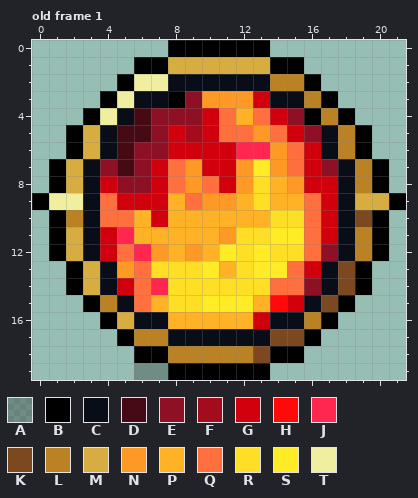
Pixel-art file -- packages/client/src/assets/ui{m}/spellSchools-small.aseprite. The picture above was drawn from the file before the commit.
22x20 pixels, 6 frames. Colours within 5 levels of each other are drawn and written as one. Shown: old frame 1. The commit also changed other frames, which this record leaves out.
Visible layers, top first: "frame", "body".
Palette (. is transparent): A #00000043  B #000000  C #090d18  D #460a14  E #8d1024  F #a40b1d  G #d0000d  H #ff0909  J #ff2650  K #7b4820  L #bb8225  M #d7ad42  N #ff9926  P #ffb226  Q #ff703e  R #ffde26  S #ffec26  T #efef9f
Pixels before, old frame 1, first column x 0:
 0 ........BBBBBB........
 1 ......BBMMMMMMBB......
 2 .....BTTCCCCCCLLB.....
 3 ....BTCCBENNNGCCLB....
 4 ...BTCDEEEGQPQGEBLB...
 5 ..BMCDDEGFGQQNQGECLB..
 6 ..BMCDEEGGGGJJNQGCLB..
 7 .BMCEDEGQNGGNSNQGECLB.
 8 .BMCGEEGQNQGNRPNGGCLB.
 9 BTTCQGGGPQNNPRPPQGCMMB
10 .BLCQQPGPPPPPPRRQGCKB.
11 .BMCGJPPPPPNRRSSQGCLB.
12 .BMCGQJNPNPSRSRRQECLB.
13 ..BMCNQRRRSPRSSQGCKB..
14 ..BMCGQJRRRRRRQQECKB..
15 ...BLCQPRRSSSPHGCKB...
16 ....BMCCPPPPPGCCLB....
17 .....BLLCCCCCCKKB.....
18 ......BBLLLLLKBB......
19 ......AABBBBBB........
The result:
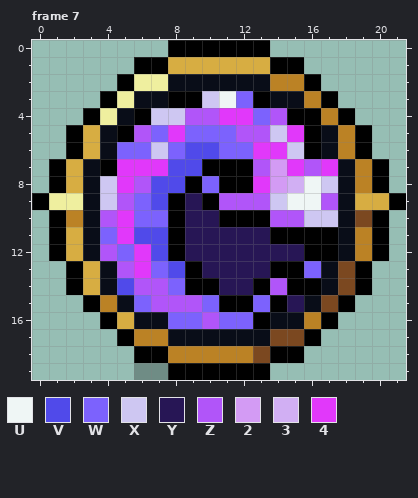
Colours new in this view: U #eff6f5  V #504aea  W #7c62fd  X #cec7f2  Y #271655  Z #b155f9  2 #d39bf4  3 #d1aff3  4 #e138fa
A new or re-ordered frame is compared with the old frame closest to it.
Edits made:
frames 6 -> 7
Changed rows in their new state; - is an unchanged pixel.
Frame 7 is new; against old frame 1, layer "body":
first column x 4:
 3 -----BXUWB----
 4 --BXXZZ44WZB--
 5 -BZW4WWWZZX4B-
 6 -WWXWVVWW44XB-
 7 B444VVBBBZ24Z4
 8 X4ZVVBWBB423UX
 9 XZWVBYBZZZXUUZ
10 Z4WWBYYBBBZZXX
11 W4VVBYYYYYBBBB
12 ZW4VBYYYYYYYBB
13 -Z4WVBYYYYBBW-
14 -VZZWBBYYBZBB-
15 --WZZZWBBWBY--
16 ----WWZWWB----
Where, in picture pixels (left, top, right, bottom), the same in both pictures:
changed: (100, 91, 338, 329)
